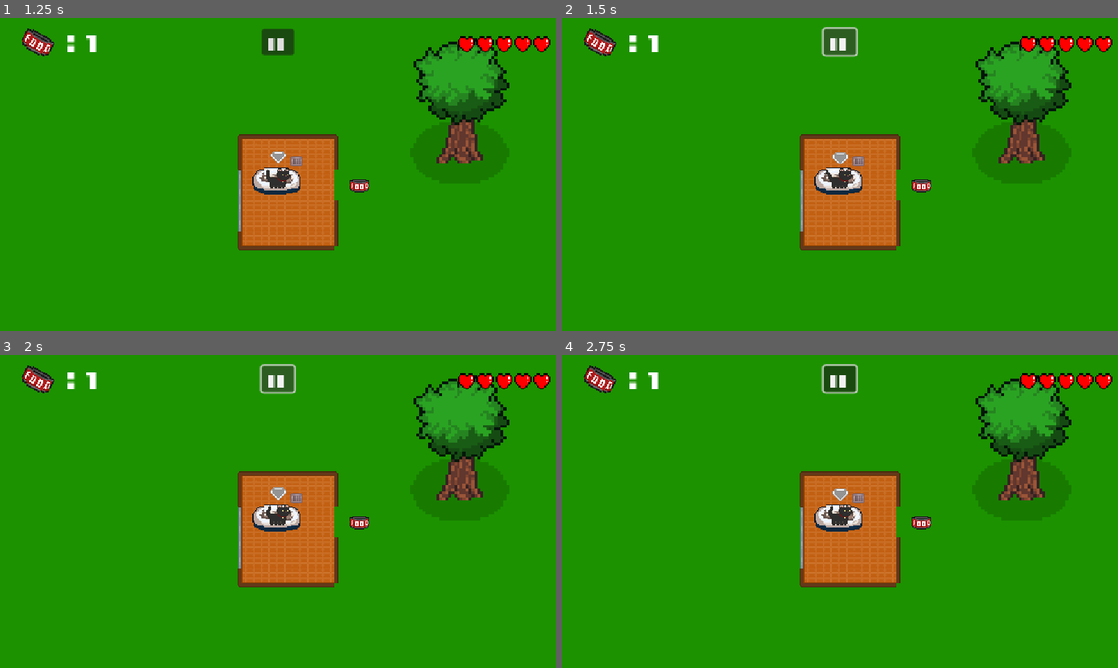
Above: before the commit, frames 1-4 (two rows, left to right).
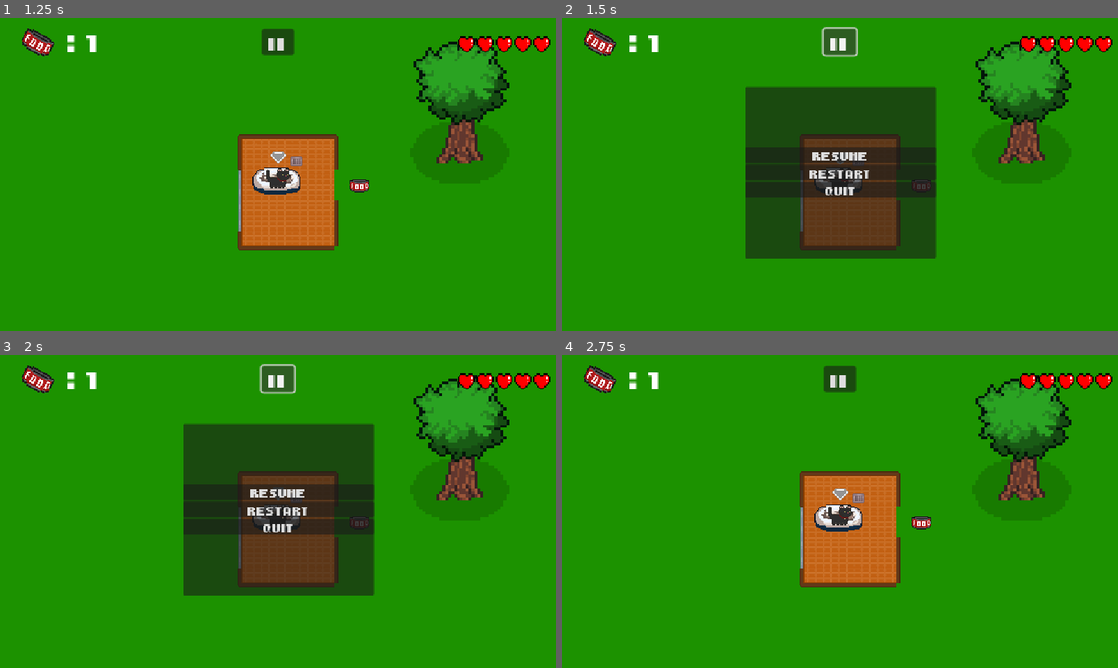
Above: after the commit, the same moments.

Repository: SaaWeathers/CS315-Project2
Game: Godot game, scene res://scenes/main_menu.tscn
The game is run twice, just before and just after one commit, with the same random seed, the same clock (stepped at 60 frames per second) and the same inputs.
Inputs (mouse positions are in pixels of both pictures, inside the frame that each line leads up to):
- Up to frame 1 (1.25 s): click "Play" at 0.5 s
- Up to frame 2 (1.5 s): click "II" at 1.25 s
- Up to frame 3 (2 s): no input
- Up to frame 4 (2.75 s): click (840, 508) at 2 s, where only the run after the commit has a clickable "Restart"

Frame 1 is identical in both runs. In frame 2, 19% of the frame differs, in the area x 33-68%, y 21-77%; in frame 3, 19%; in frame 4, 0.3%.
Error before the commit: Invalid access to property or key 'paused' on a base object of type 'Node2D (level_1.gd)'. (res://scripts/ui.gd:16)

Commit message:
Working on sounds for collecting food

Diff:
--- a/paused.tscn
+++ b/paused.tscn
@@ -1,6 +1,7 @@
-[gd_scene load_steps=2 format=3 uid="uid://blq6rmpvi7eec"]
+[gd_scene load_steps=3 format=3 uid="uid://blq6rmpvi7eec"]
 
 [ext_resource type="Script" uid="uid://bpp4frnwnf787" path="res://paused.gd" id="1_wy7de"]
+[ext_resource type="FontFile" uid="uid://c5cbpbh22vquy" path="res://fonts/TinyAndChunkyRegular-m2Dz5.ttf" id="2_357lg"]
 
 [node name="Paused" type="Control"]
 process_mode = 3
@@ -31,14 +32,17 @@
 
 [node name="Resume" type="Button" parent="PanelContainer/VBoxContainer"]
 layout_mode = 2
+theme_override_fonts/font = ExtResource("2_357lg")
 text = "Resume"
 
 [node name="Restart" type="Button" parent="PanelContainer/VBoxContainer"]
 layout_mode = 2
+theme_override_fonts/font = ExtResource("2_357lg")
 text = "Restart"
 
 [node name="Quit" type="Button" parent="PanelContainer/VBoxContainer"]
 layout_mode = 2
+theme_override_fonts/font = ExtResource("2_357lg")
 text = "Quit"
 
 [connection signal="pressed" from="PanelContainer/VBoxContainer/Resume" to="." method="_on_resume_pressed"]
--- a/scripts/food.gd
+++ b/scripts/food.gd
@@ -12,6 +12,5 @@
 
 
 func _on_body_entered(body: Node2D) -> void:
-	$Meow.play()
 	self.queue_free()
 	pass # Replace with function body.
--- a/scripts/level_1.gd
+++ b/scripts/level_1.gd
@@ -29,9 +29,19 @@
 			print("change level")
 			level_change()
 
+#only works when cat is in the bed
+func level_change():
+	get_tree().change_scene_to_file("res://scenes/main_menu.tscn")
 
+
+#THESE FUNCTIONS ALL ARE FOR CANS
 #cans is also just the food, in code its cans, but in the nodes and groups its food
-#THESE 3 FUNCTIONS ALL ARE TO CALCULATE CANS
+func _on_food_body_entered(body: Node2D) -> void:
+	add_cans()
+	change_cans_left()
+	$Food/Meow.play()
+	pass
+
 func add_cans():
 	collected_cans += 1
 	print("Cans collected: %d / %d" % [collected_cans, total_cans])
@@ -51,16 +61,8 @@
 	health_bar.value = health
 	print(health)
 
-#only works when cat is in the bed
-func level_change():
-	get_tree().change_scene_to_file("res://scenes/main_menu.tscn")
 
 
-func _on_food_body_entered(body: Node2D) -> void:
-	add_cans()
-	change_cans_left()
-	$Food/Meow.play()
-	pass
 
 func _on_cat_bed_body_entered(body: Node2D) -> void:
 	print("you are in bed")
--- a/scripts/ui.gd
+++ b/scripts/ui.gd
@@ -13,5 +13,5 @@
 	pass
 
 func _on_pause_pressed() -> void:
-	get_tree().current_scene.paused
+	get_node("Paused").show()
 	pass # Replace with function body.
